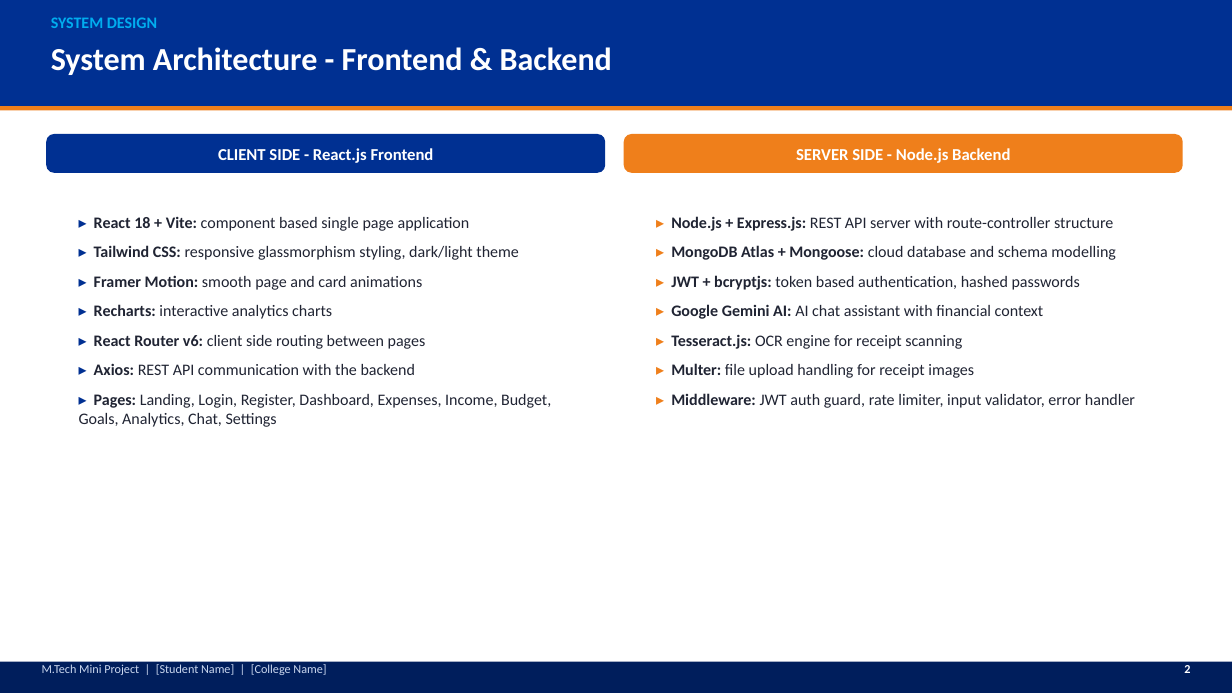
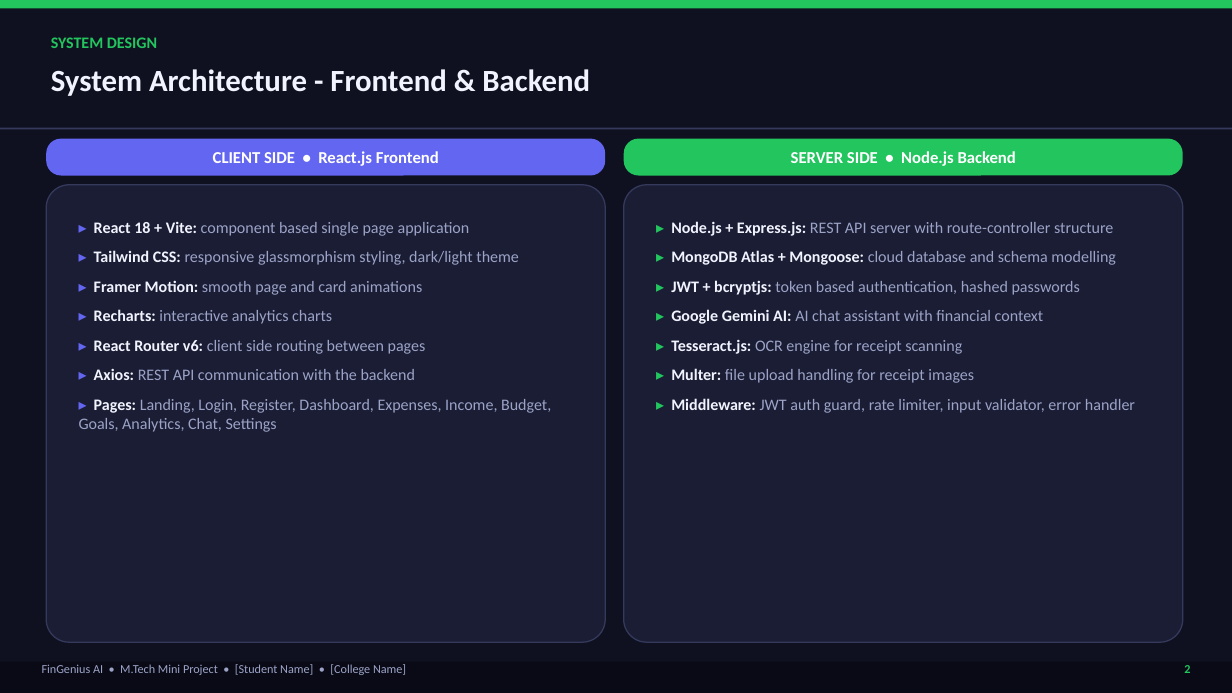
Before and after one commit to seshapriyan44/summa2, a slide deck: slide 3 of FinGenius_AI_Seminar_Presentation.pptx. Drawn at 1232x693 pixels with LibreOffice and Linux fonts; fonts in the diff are those of the drawing. Boxes give left, top, right and bottom in pixels: in the first picture for what was removed or moved away, otherwise in the second. Text is boxed around its words. In the diff, an @@ line names an element or a change of style, - is before the commit and + after.

```diff
--- a/FinGenius_AI_Seminar_Presentation.pptx
+++ b/FinGenius_AI_Seminar_Presentation.pptx
@@ rectangle: place and size @@
-rectangle at [0,106,1232,110]
+rectangle at [0,0,1232,8]
@@ rectangle at [0,0,1232,8]: fill #EF7F1B to #22C55E @@
@@ rectangle: place and size @@
-rectangle at [0,0,1232,106]
+rectangle at [0,0,1232,693]
@@ rectangle at [0,0,1232,693]: fill #003092 to #0F1120 @@
@@ text "SYSTEM DESIGN": place and size @@
-text "SYSTEM DESIGN" at [51,17,157,28]
+text "SYSTEM DESIGN" at [51,37,157,48]
@@ text "SYSTEM DESIGN" at [51,37,157,48]: text colour #01ADEF to #22C55E @@
@@ text "System Architecture - Frontend & ...": place and size @@
-text "System Architecture - Frontend & ..." at [51,47,612,75]
+text "System Architecture - Frontend & ..." at [51,69,590,96]
@@ text "System Architecture - Frontend & ..." at [51,69,590,96]: size 25 to 24 pt, text colour #FFFFFF to #F1F3FF @@
@@ rectangle added at [0,128,1232,129], fill #353A5C @@
@@ rounded rectangle "CLIENT SIDE • React.js Frontend": place and size @@
-rounded rectangle "CLIENT SIDE • React.js Frontend" at [46,134,605,173]
+rounded rectangle "CLIENT SIDE • React.js Frontend" at [46,139,605,176]
@@ rounded rectangle "CLIENT SIDE • React.js Frontend" at [46,139,605,176]: fill #003092 to #6366F1; proportions changed @@
@@ rounded rectangle "SERVER SIDE • Node.js Backend": place and size @@
-rounded rectangle "SERVER SIDE • Node.js Backend" at [624,134,1183,173]
+rounded rectangle "SERVER SIDE • Node.js Backend" at [624,139,1183,176]
@@ rounded rectangle "SERVER SIDE • Node.js Backend" at [624,139,1183,176]: fill #EF7F1B to #22C55E; proportions changed @@
@@ text in rounded rectangle at [213,151,439,166]: text changed @@
-CLIENT SIDE - React.js Frontend
+CLIENT SIDE • React.js Frontend
@@ text in rounded rectangle at [791,151,1016,166]: text changed @@
-SERVER SIDE - Node.js Backend
+SERVER SIDE • Node.js Backend
@@ rounded rectangle: place and size @@
-rounded rectangle at [46,180,605,647]
+rounded rectangle at [46,185,605,642]
@@ rounded rectangle at [46,185,605,642]: fill #FFFFFF to #1A1D33; outline none to #353A5C 1 pt; proportions changed @@
@@ rounded rectangle at [624,185,1183,642]: fill #FFFFFF to #1A1D33; outline none to #353A5C 1 pt; proportions changed @@
@@ rounded rectangle: place and size @@
-rounded rectangle at [624,180,1183,647]
+rounded rectangle at [624,185,1183,642]
@@ text "▸ React 18 + Vite: ..." at [79,222,551,432]: text colour #003092 to #6366F1 in "▸", "▸", "▸", "▸" and 3 more places; text colour #202433 to #F1F3FF in "React 18 + Vite:", "Tailwind CSS:", "Framer Motion:", "Recharts:" and 3 more places; text colour #202433 to #9CA3C7 in "component based single page application", "responsive glassmorphism styling, dark/light theme", "smooth page and card animations", "interactive analytics charts" and 3 more places @@
@@ text "▸ Node.js + Express.js: REST ..." at [671,221,1135,413]: text colour #EF7F1B to #22C55E in "▸", "▸", "▸", "▸" and 3 more places; text colour #202433 to #F1F3FF in "Node.js + Express.js:", "MongoDB Atlas + Mongoose:", "JWT + bcryptjs:", "Google Gemini AI:" and 3 more places; text colour #202433 to #9CA3C7 in "REST API server with route-controller structure", "cloud database and schema modelling", "token based authentication, hashed passwords", "AI chat assistant with financial context" and 3 more places @@
@@ rectangle at [0,662,1232,693]: fill #001E5C to #090A16 @@
@@ text at [42,664,406,675]: text changed; text colour #C9D6EE to #9CA3C7 @@
-M.Tech Mini Project | [Student Name] | [College Name]
+FinGenius AI • M.Tech Mini Project • [Student Name] • [College Name]
@@ text "2" at [1184,665,1190,673]: text colour #FFFFFF to #22C55E @@
```
Also in this commit, not shown: 7 other slides changed, 1 other file.
